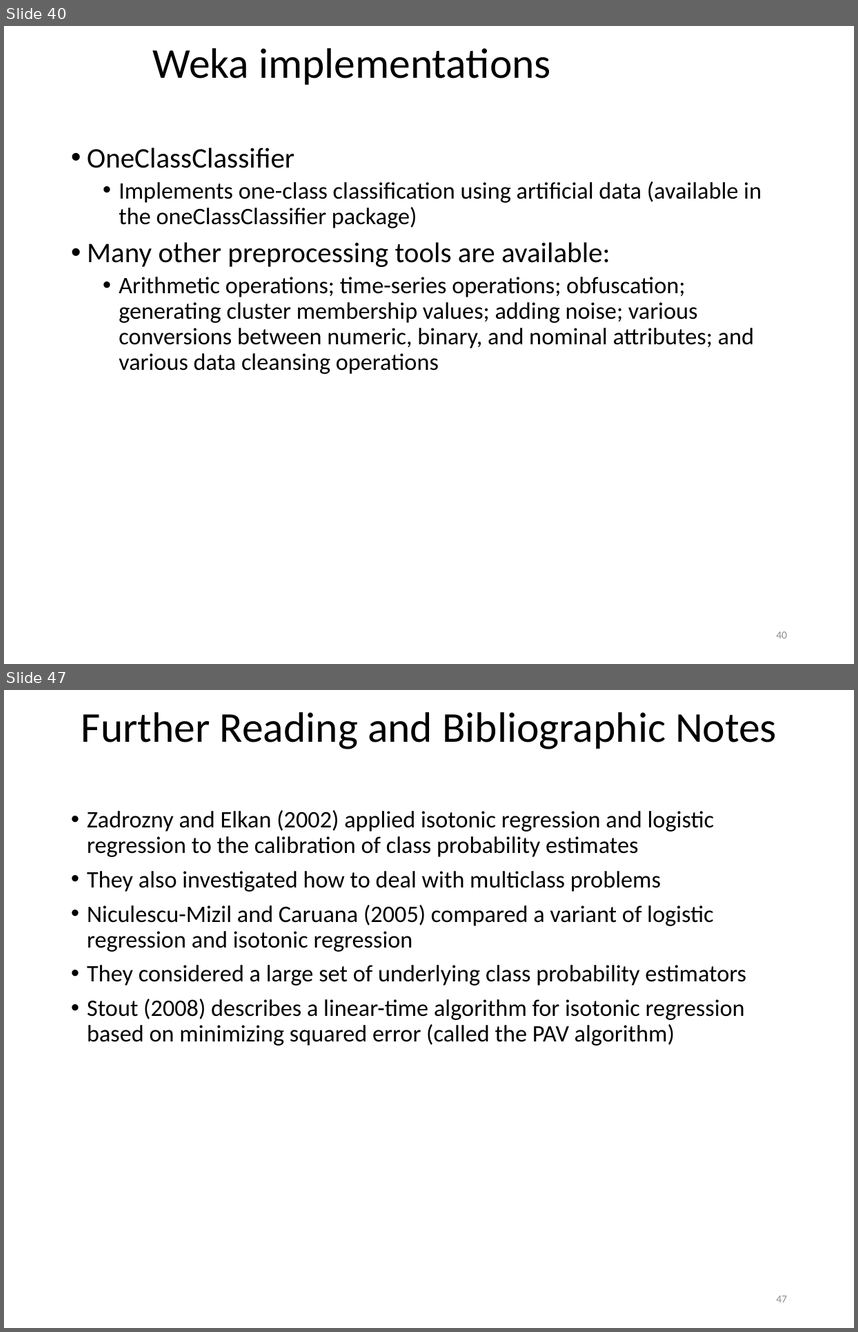
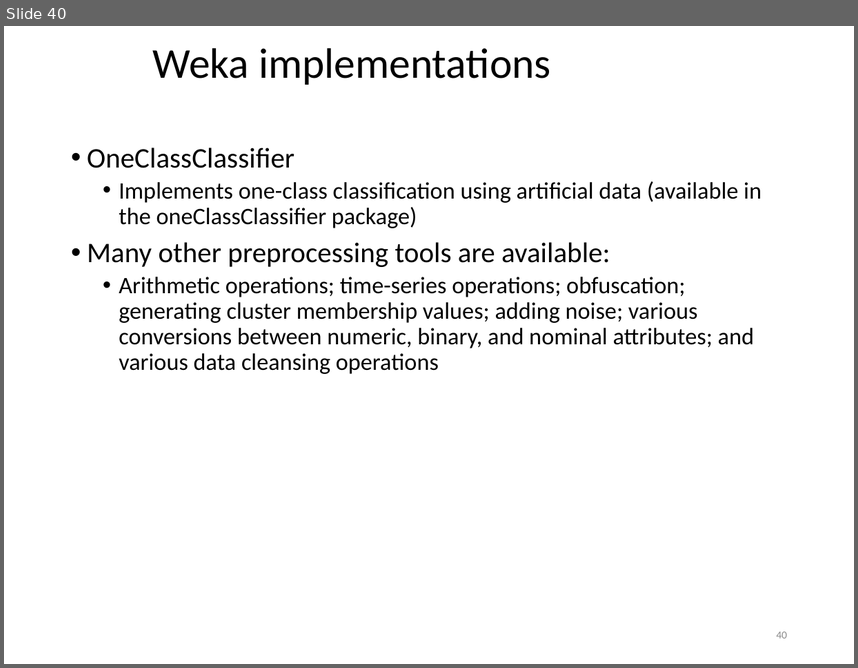
Before and after one commit to khaledmrasheed/khaledmrasheed.github.io, a slide deck: DMcourse/Chapter8.pptx. Shown one above the other, each under a label of ours: slides 40 and 47 before the commit, slide 40 after it; the slides between them are not shown. The pictures are 858x1332 and 858x668 pixels, drawn with LibreOffice and Linux fonts; fonts in the diff are those of the drawing. Boxes give left, top, right and bottom in pixels: in the first picture for what was removed or moved away, otherwise in the second. Text is boxed around its words. In the diff, an @@ line names an element or a change of style, - is before the commit and + after.

```diff
--- a/DMcourse/Chapter8.pptx
+++ b/DMcourse/Chapter8.pptx
@@ slide 47 removed at (x1=4, y1=690, x2=854, y2=1328), background #FFFFFF @@
@@ title removed at (x1=81, y1=712, x2=777, y2=749) @@
-Further Reading and Bibliographic Notes
@@ text removed at (x1=87, y1=810, x2=746, y2=1045) @@
-• Zadrozny and Elkan (2002) applied isotonic regression and logistic regression to the calibration of class probability estimates
-• They also investigated how to deal with multiclass problems
-• Niculescu-Mizil and Caruana (2005) compared a variant of logistic regression and isotonic regression
-• They considered a large set of underlying class probability estimators
-• Stout (2008) describes a linear-time algorithm for isotonic regression based on minimizing squared error (called the PAV algorithm)
@@ page number removed at (x1=776, y1=1295, x2=787, y2=1302) @@
-47
```
Also in this commit, not shown: 6 other slides removed.
